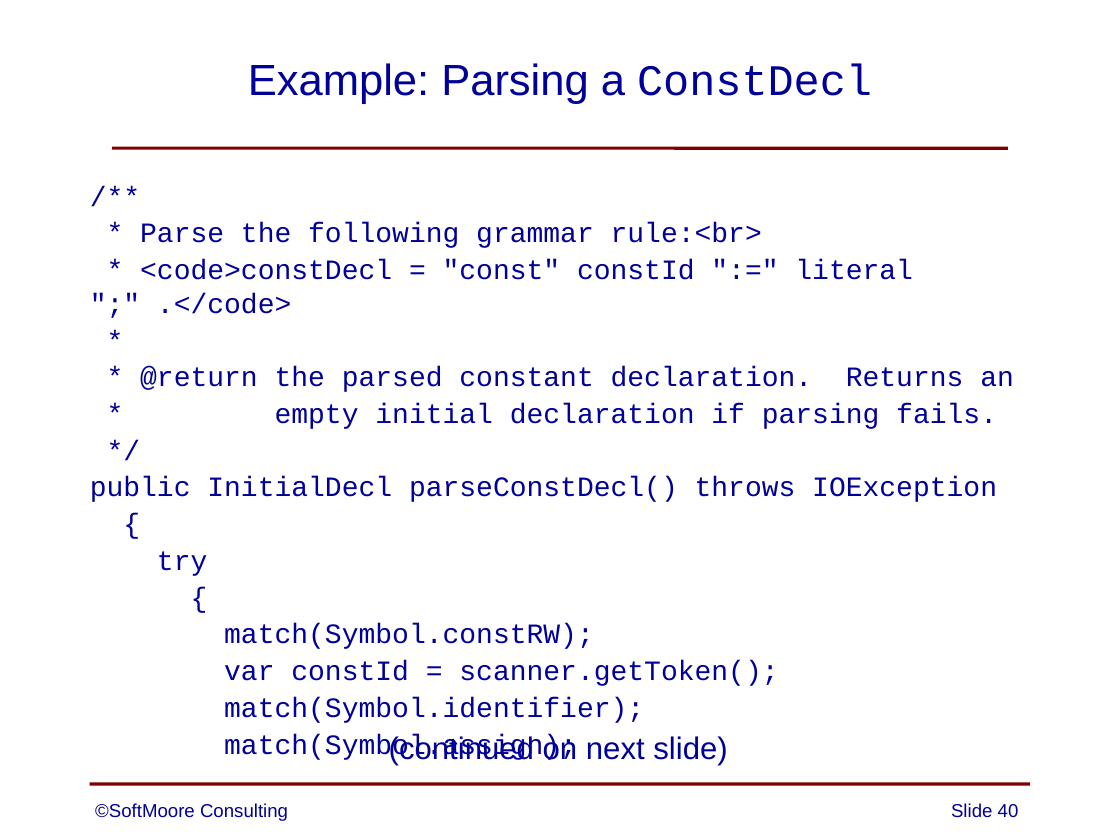
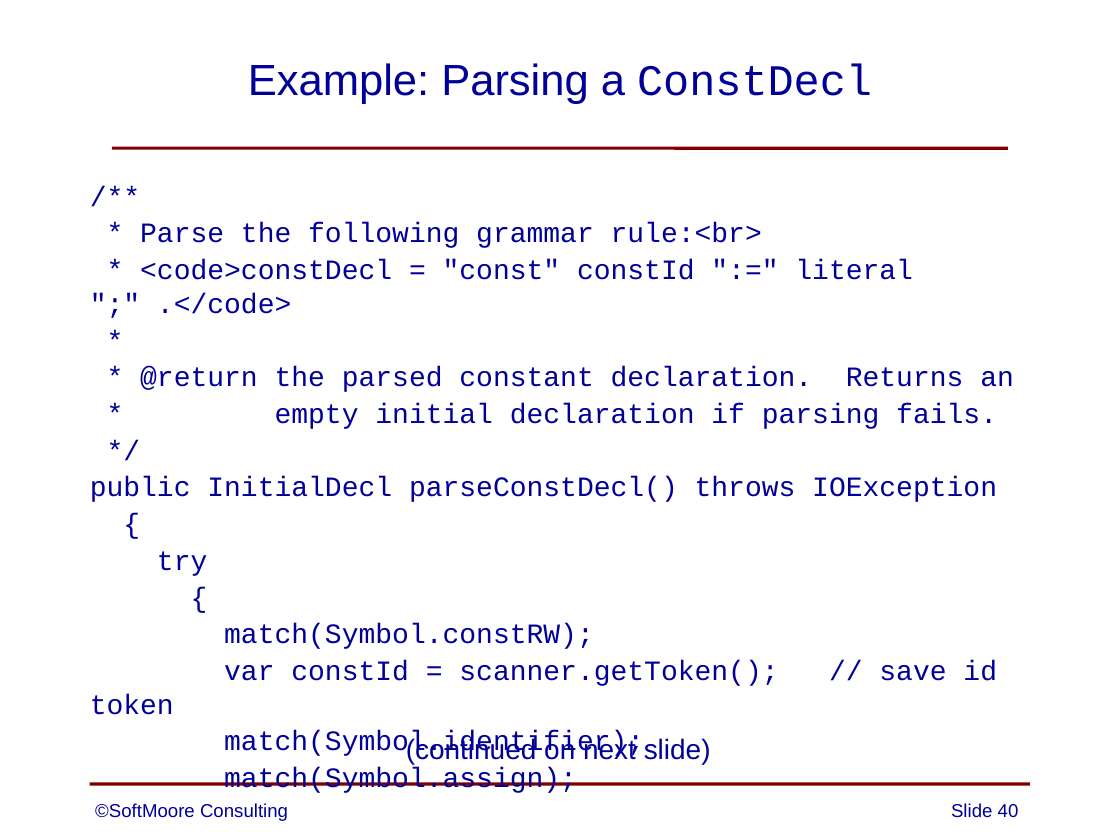
Before and after one commit to SoftMoore/CPRL-Java-3rd, a slide deck: slide 40 of PowerPoints/08 - Abstract Syntax Trees.pptx. Drawn at 1120x840 pixels with LibreOffice and Linux fonts; fonts in the diff are those of the drawing. Boxes give left, top, right and bottom in pixels: in the first picture for what was removed or moved away, otherwise in the second. Text is boxed around its words. In the diff, an @@ line names an element or a change of style, - is before the commit and + after.

```diff
--- a/PowerPoints/08 - Abstract Syntax Trees.pptx
+++ b/PowerPoints/08 - Abstract Syntax Trees.pptx
@@ text at [90,660,997,715]: text changed @@
-var constId = scanner.getToken();
+var constId = scanner.getToken(); // save id token
@@ text "(continued on next slide)": place and size @@
-text "(continued on next slide)" at [389,734,727,765]
+text "(continued on next slide)" at [406,737,711,764]
@@ text "(continued on next slide)" at [406,737,711,764]: size 20 to 18 pt @@
```
Also in this commit, not shown: 5 other slides changed.
